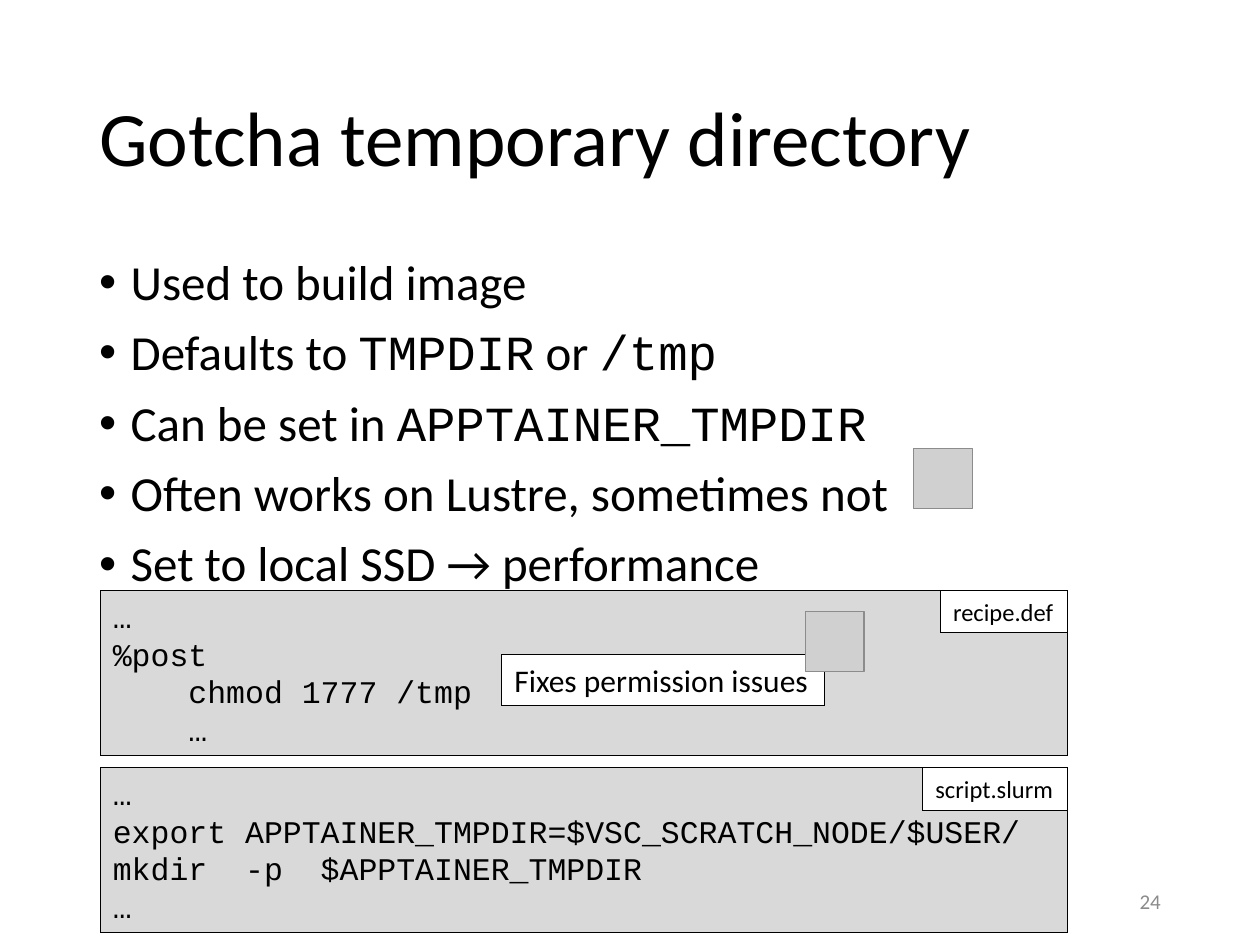
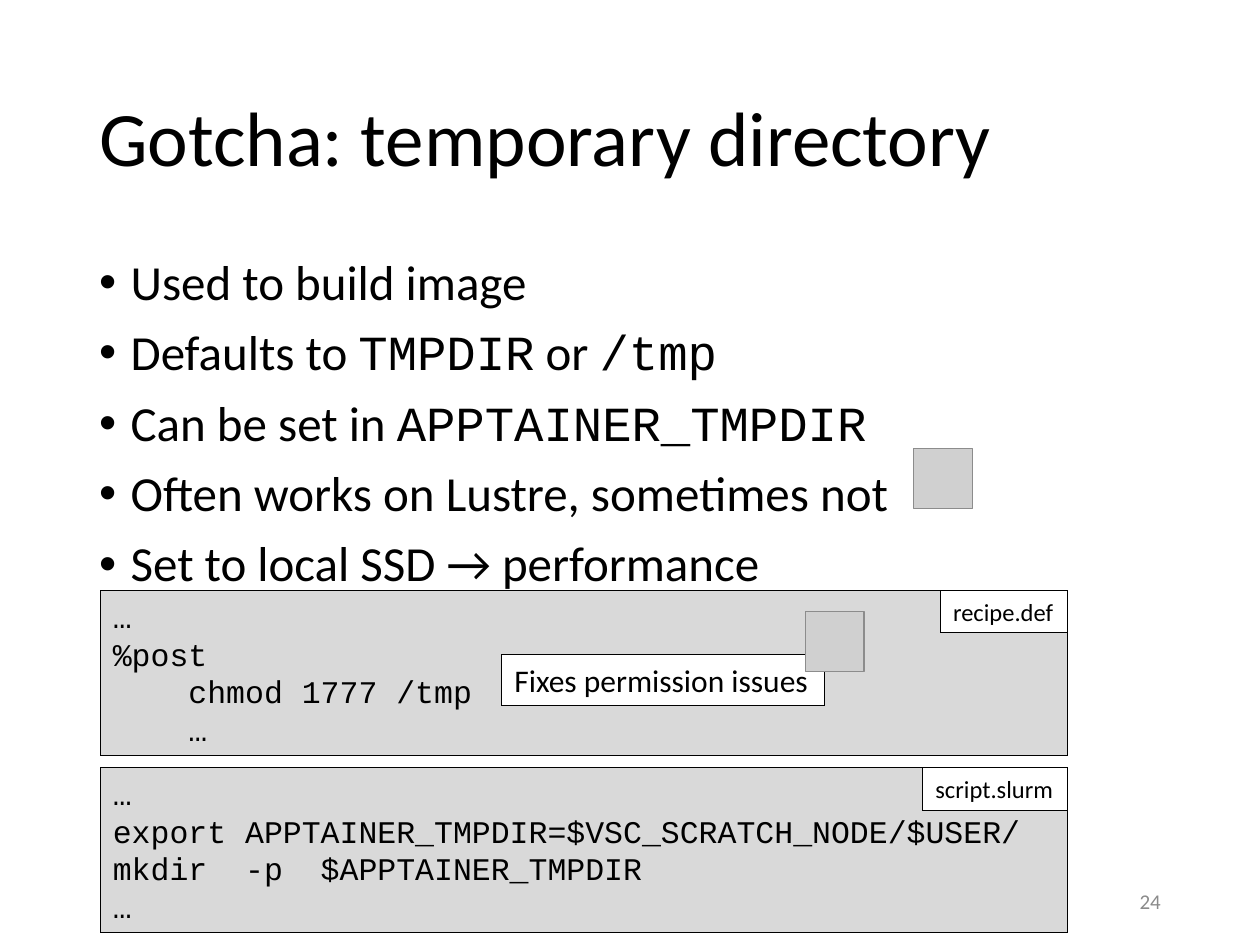
Before and after one commit to gjbex/Containers-for-HPC, a slide deck: slide 24 of containers_for_hpc.pptx. Drawn at 1260x945 pixels with LibreOffice and Linux fonts; fonts in the diff are those of the drawing; grey boxes stand for pictures. Boxes give left, top, right and bottom in pixels: in the first picture for what was removed or moved away, otherwise in the second. Text is boxed around its words. In the diff, an @@ line names an element or a change of style, - is before the commit and + after.

```diff
--- a/containers_for_hpc.pptx
+++ b/containers_for_hpc.pptx
@@ title at [99, 112, 990, 179]: text changed @@
-Gotcha temporary directory
+Gotcha: temporary directory
```
Also in this commit, not shown: 7 other slides changed.
